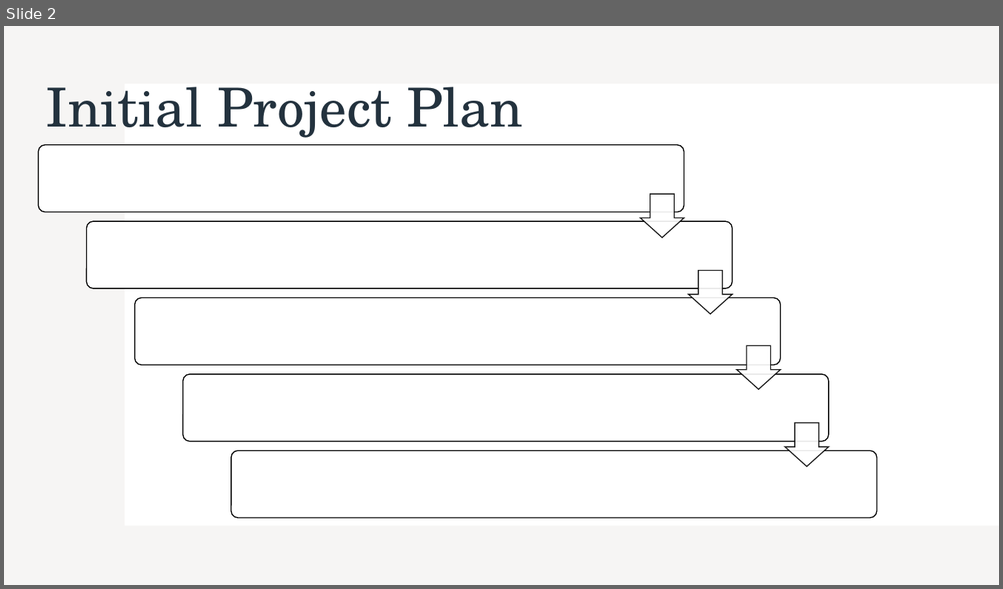
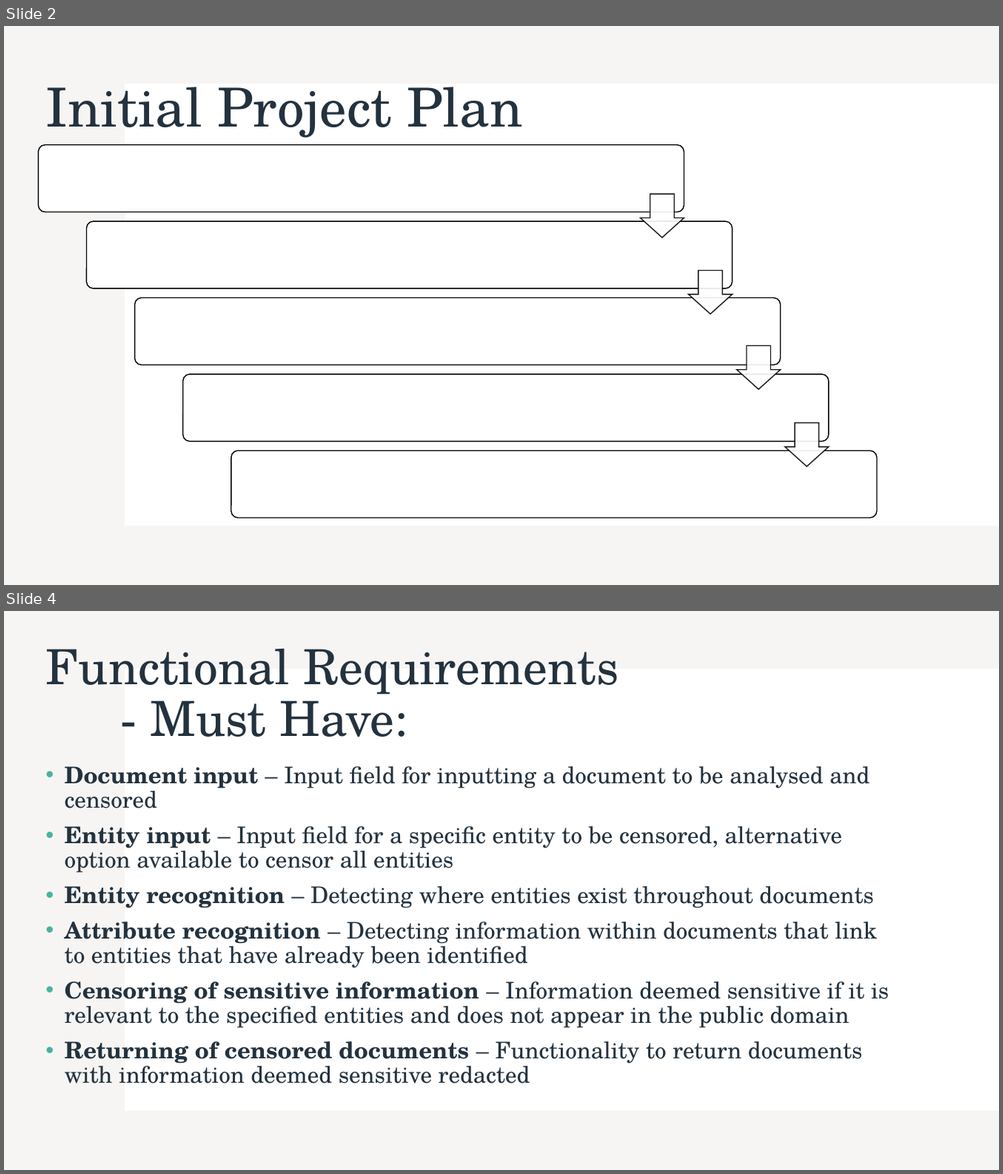
Before and after one commit to lewisponsonby/L4-Project, a slide deck: meetings/meeting-1.pptx. Shown one above the other, each under a label of ours: slide 2 before the commit, slides 2 and 4 after it; the slides between them are not shown. The pictures are 1003x589 and 1003x1174 pixels, drawn with LibreOffice and Linux fonts; fonts in the diff are those of the drawing. Boxes give left, top, right and bottom in pixels: in the first picture for what was removed or moved away, otherwise in the second. Text is boxed around its words. In the diff, an @@ line names an element or a change of style, - is before the commit and + after.

```diff
--- a/meetings/meeting-1.pptx
+++ b/meetings/meeting-1.pptx
@@ slide 4 added at box(4, 611, 999, 1170), background #FFFFFF; not listed: 2 template elements that a slide beside it also shows @@
@@ title added at box(45, 648, 618, 737), 46.8 pt, text #23323E @@
+Functional Requirements
+- Must Have:
@@ text added at box(65, 766, 888, 1084), 22.2 pt, text #23323E @@
+• Document input – Input field for inputting a document to be analysed and censored
+• Entity input – Input field for a specific entity to be censored, alternative option available to censor all entities
+• Entity recognition – Detecting where entities exist throughout documents
+• Attribute recognition – Detecting information within documents that link to entities that have already been identified
+• Censoring of sensitive information – Information deemed sensitive if it is relevant to the specified entities and does not appear in the public domain
+• Returning of censored documents – Functionality to return documents with information deemed sensitive redacted
```
Also in this commit, not shown: 1 slide changed, 5 other slides added, 2 slides removed, 2 other files.
